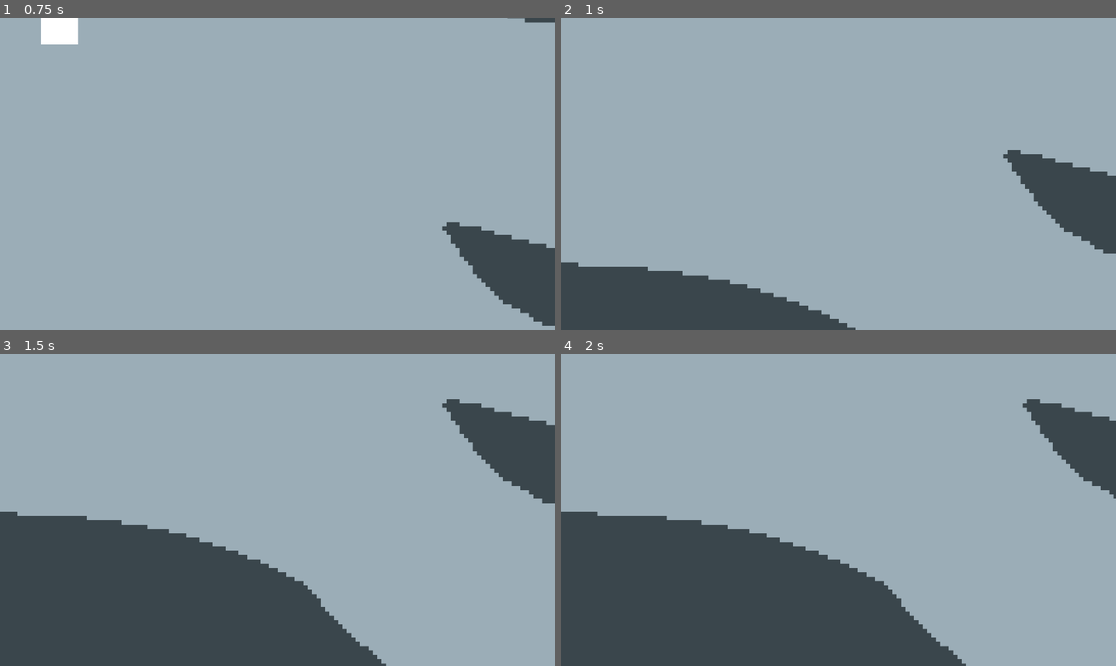
Above: before the commit, frames 1-4 (two rows, left to right).
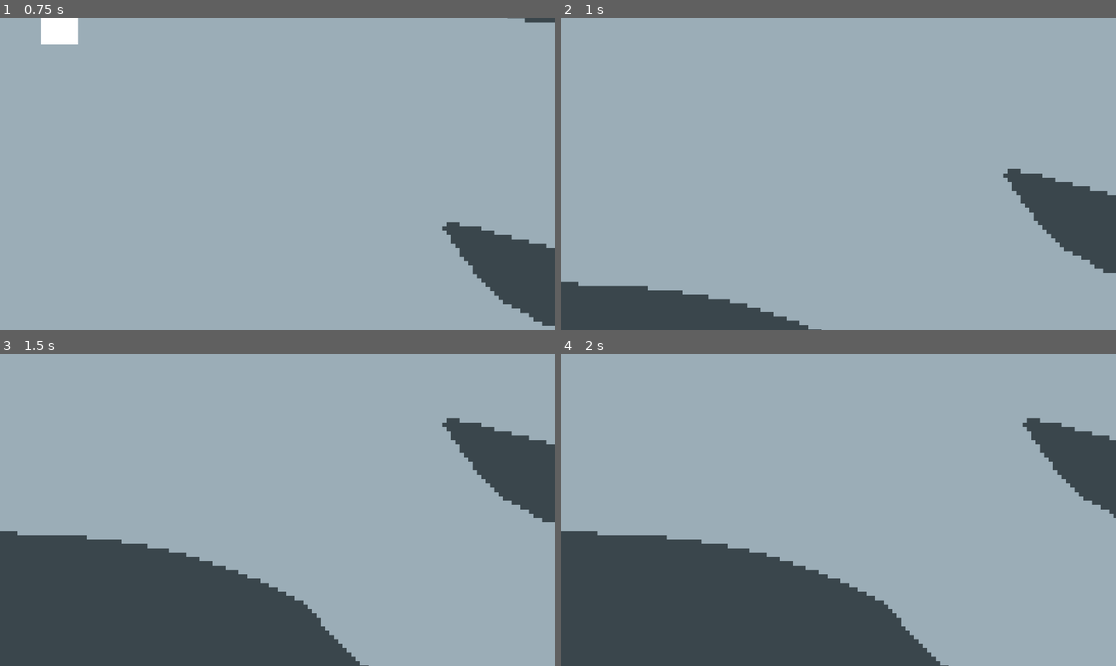
Above: after the commit, the same moments.

Repository: doccsoccs/SupernovaCRPG
Game: Godot game, scene res://Test Scenes/test_scene.tscn
Same seed, same stepped clock (60 frames per second), same inputs: the game is played once before the commit and once after it.
Inputs (mouse positions are in pixels of both pictures, inside the frame that each line leads up to):
- Up to frame 1 (0.75 s): tap Enter at 0.5 s; move the mouse to (399, 158) at 0.52 s; hold S (CameraDown) from 0.53 s (still down)
- Up to frame 2 (1 s): keep holding S (CameraDown); tap Middle mouse button (CameraDrag) at 0.8 s
- Up to frame 3 (1.5 s): move the mouse to (166, 525) at 1.27 s; release S (CameraDown) at 1.28 s; tap Middle mouse button (CameraDrag) at 1.35 s
- Up to frame 4 (2 s): tap A (CameraLeft) at 1.55 s

Frame 1 is identical in both runs. In frame 2, 5.6% of the frame differs, in the area x 0-100%, y 42-100%; in frame 3, 6.7%, in the area x 0-100%, y 14-100%; in frame 4, 6.5%.

Commit message:
added dragging to the camera
misc bug fixes

Diff:
--- /dev/null
+++ b/Game/Autoloads/setup.gd
@@ -0,0 +1,4 @@
+extends Node
+
+func _ready():
+	Input.set_mouse_mode(Input.MOUSE_MODE_CONFINED) # prevents mouse from leaving screen
--- a/Game/Cameras/map_camera.gd
+++ b/Game/Cameras/map_camera.gd
@@ -8,6 +8,7 @@
 
 # CAMERA MOVE VARIABLES
 @export var move_speed : float = 1000.0
+@export var drag_speed : float = 1000.0
 var velocity : Vector2 = Vector2.ZERO
 var direction : Vector2 = Vector2.ZERO
 var push_up : bool = false
@@ -15,14 +16,15 @@
 var push_left : bool = false
 var push_right : bool = false
 var using_keyboard : bool = false
+var dragging : bool = false
+var current_mouse_pos : Vector2 = Vector2.ZERO
+var prev_mouse_pos : Vector2 = Vector2.ZERO
+var drag_mult : float
 
 # CAMERA BOUNDS VARIABLES
 var xbound : float
 var ybound : float
 @export var bounds_buffer : float = 500.0
-
-func _ready():
-	Input.set_mouse_mode(Input.MOUSE_MODE_CONFINED) # prevents mouse from leaving screen
 
 func _physics_process(delta):
 	## CAMERA CONTROLS
@@ -32,39 +34,51 @@
 			zoom = zoom.lerp(zoom + (zoom_speed * zoom), zoom_mult)
 		else:
 			zoom = zoom.lerp(zoom_max, zoom_mult)
-
 	if Input.is_action_just_released("CameraZoomOut"):
 		if zoom - zoom_speed > zoom_min:
 			zoom = zoom.lerp(zoom - (zoom_speed * zoom), zoom_mult)
 		else:
 			zoom = zoom.lerp(zoom_min, zoom_mult)
 
+	# Dragging Camera
+	if Input.is_action_just_pressed("CameraDrag"):
+		dragging = true
+		prev_mouse_pos = get_local_mouse_position()
+	elif Input.is_action_just_released("CameraDrag"):
+		dragging = false
+	if dragging:
+		current_mouse_pos = get_local_mouse_position()
+		direction = (prev_mouse_pos - current_mouse_pos).normalized()
+		drag_mult = prev_mouse_pos.distance_to(current_mouse_pos) / 10
+		prev_mouse_pos = current_mouse_pos
+
 	# Keyboard Screen Movement Input
-	if Input.is_action_pressed("CameraUp"):
+	if Input.is_action_pressed("CameraUp") and !dragging:
 		direction += Vector2(0,-1)
 		using_keyboard = true
-	if Input.is_action_pressed("CameraDown"):
+	if Input.is_action_pressed("CameraDown") and !dragging:
 		direction += Vector2(0,1)
 		using_keyboard = true
-	if Input.is_action_pressed("CameraLeft"):
+	if Input.is_action_pressed("CameraLeft") and !dragging:
 		direction += Vector2(-1,0)
 		using_keyboard = true
-	if Input.is_action_pressed("CameraRight"):
+	if Input.is_action_pressed("CameraRight") and !dragging:
 		direction += Vector2(1,0)
 		using_keyboard = true
 
 	# Screen Push
-	if push_up and !using_keyboard:
+	if push_up and !using_keyboard and !dragging:
 		direction += Vector2(0,-1)
-	if push_down and !using_keyboard:
+	if push_down and !using_keyboard and !dragging:
 		direction += Vector2(0,1)
-	if push_left and !using_keyboard:
+	if push_left and !using_keyboard and !dragging:
 		direction += Vector2(-1,0)
-	if push_right and !using_keyboard:
+	if push_right and !using_keyboard and !dragging:
 		direction += Vector2(1,0)
 
 	# Movement
 	velocity += direction * move_speed * delta * (1 / zoom.x)
+	velocity += direction * drag_speed * delta * drag_mult * (0.5 / zoom.x)
 	position += velocity
 
 	# Reset Vectors
--- a/Game/project.godot
+++ b/Game/project.godot
@@ -15,11 +15,15 @@
 config/features=PackedStringArray("4.2", "Forward Plus")
 config/icon="res://icon.svg"
 
+[autoload]
+
+Setup="*res://Autoloads/setup.gd"
+
 [display]
 
 window/size/viewport_width=1920
 window/size/viewport_height=1080
-window/size/mode=3
+window/size/mode=2
 window/size/resizable=false
 
 [input]
